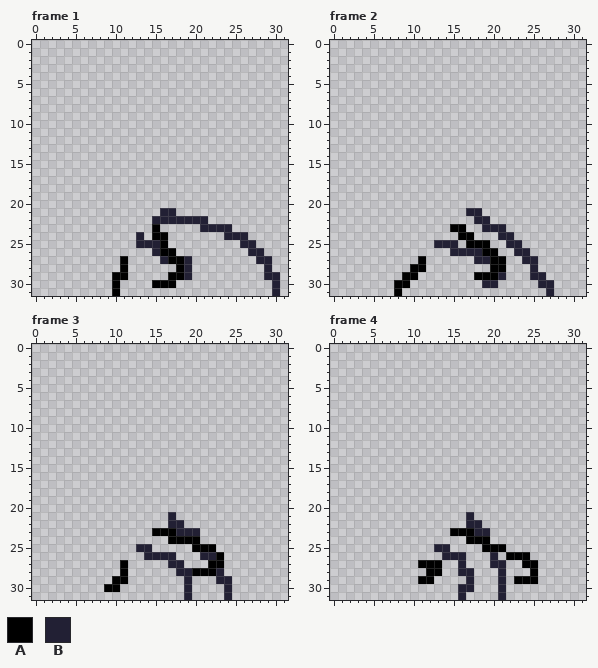
Pixel-art file: mario/StateMachine/Ennemies/Koopa/Sprites/Walk/Walk.ase. The picture above is the old version.
32x32 pixels, 8 frames. Shown: frame 1, frame 2, frame 3, frame 4. The commit also changed other frames, which this record leaves out.
Palette (. is transparent): A #000000  B #222034
Pixels before, frame 1, first column x 10:
21 ......BB.............
22 .....BBBBBBB.........
23 .....A.....BBBB......
24 ...B.AA.......BBB....
25 ...BBBA.........BB...
26 .....BAA.........BB..
27 .A....BAAB........BB.
28 .A......AB.........B.
29 AA.....AAB.........BB
30 A....AAA............B
31 A...................B
Pixels before, frame 2, first column x 8:
21 .........BB.........
22 ..........BB........
23 .......AA..BBB......
24 ........AA...BB.....
25 .....BBB.AAA..BB....
26 .......BBBBAA..BB...
27 ...A......BBAA..BB..
28 ..AA........AA...B..
29 .AA.......AAAB...BB.
30 AA.........BB.....BB
31 A..................B
Pixels before, frame 3, first column x 9:
21 ........B.......
22 ........BB......
23 ......AAABBB....
24 ........AAAA....
25 ....BB.....AAA..
26 .....BBBB...BBA.
27 ..A.....BB...AA.
28 ..A......BBAAAB.
29 .AA.......B...BB
30 AA........B....B
31 ..........B....B
Pixels before, frame 4, first column x 11:
21 ......B........
22 ......BB.......
23 ....AAABB......
24 ......AAA......
25 ..BB....AAA....
26 ...BBB...B.AAA.
27 AAA..B...BB..AA
28 .AA..BB...B...A
29 AA....B...B.AAA
30 .....BB...B....
31 .....B....B....
And afterwards:
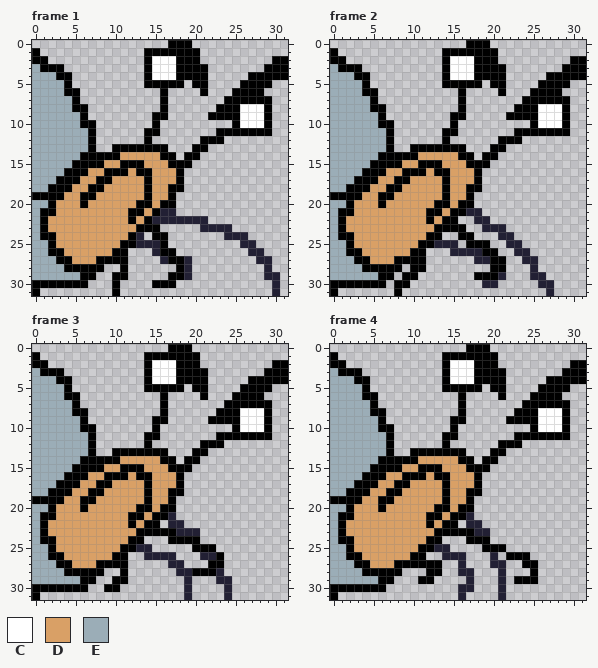
Colours new in this view: C #ffffff  D #d9a066  E #9badb7
Edits made:
layer "Layer 1" now shown
layer "Layer 2" now shown
layer "Layer 4" now shown
Frame 1, layers "Layer 4", "Layer 2", "Layer 1":
y 0: x 17..19 ... -> AAA
y 1: x 0 . -> A; x 14..20 ....... -> AAAAAAA
y 2: x 0..1 .. -> AA; x 14..20 ....... -> ACCCAAA; x 30..31 .. -> AA
y 3: x 0..3 .... -> EAAA; x 14..21 ........ -> ACCCAAAA; x 29..31 ... -> AAA
y 4: x 0..4 ..... -> EEEAA; x 14..21 ........ -> ACCCAAAA; x 27..31 ..... -> AAAAA
y 5: x 0..4 ..... -> EEEEA; x 14..18 ..... -> AAAAA; x 20..21 .. -> AA; x 26..29 .... -> AAAA
y 6: x 0..5 ...... -> EEEEAA; x 16 . -> A; x 21 . -> A; x 25..28 .... -> AAAA
y 7: x 0..5 ...... -> EEEEEA; x 16 . -> A; x 24..29 ...... -> AAAAAA
y 8: x 0..6 ....... -> EEEEEAA; x 16 . -> A; x 23..29 ....... -> AAACCCA
y 9: x 0..6 ....... -> EEEEEEA; x 15..16 .. -> AA; x 22..29 ........ -> AAAACCCA
y 10: x 0..7 ........ -> EEEEEEAA; x 15 . -> A; x 25..29 ..... -> ACCCA
y 11: x 0..7 ........ -> EEEEEEEA; x 14..15 .. -> AA; x 23..29 ....... -> AAAAAAA
y 12: x 0..7 ........ -> EEEEEEEA; x 14 . -> A; x 21..23 ... -> AAA
y 13: x 0..7 ........ -> EEEEEEEA; x 10..16 ....... -> AAAAAAA; x 20..21 .. -> AA
y 14: x 0..17 .................. -> EEEEEEAAAAADDDDDAA; x 19..20 .. -> AA
y 15: x 0..19 .................... -> EEEEEAAAADDAAADDDAAA
y 16: x 0..18 ................... -> EEEEAAADDAAADAADDDA
y 17: x 0..18 ................... -> EEEAAADDAADDDDADDDA
y 18: x 0..18 ................... -> EEAAADDAADDDDDADDAA
y 19: x 0..17 .................. -> AAAADDAADDDDDDADDA
y 20: x 0..17 .................. -> EEADDDADDDDDDAADAA
y 21: x 0..15 ................ -> EAADDDDDDDDDAADA
y 22: x 0..14 ............... -> EADDDDDDDDDDADA
y 23: x 0..14 ............... -> EADDDDDDDDDDDAA
y 24: x 0..12 ............. -> EAADDDDDDDDDA
y 25: x 0..12 ............. -> EEADDDDDDDDAA
y 26: x 0..11 ............ -> EEAADDDDDDAA
y 27: x 0..10 ........... -> EEEAADDDAAA
y 28: x 0..8 ......... -> EEEEAAAAA
y 29: x 0..7 ........ -> EEEEEEAA
y 30: x 0..6 ....... -> AAAAAAA
y 31: x 0 . -> A
Frame 2, layers "Layer 4", "Layer 2", "Layer 1":
y 0: x 17..19 ... -> AAA
y 1: x 0 . -> A; x 14..20 ....... -> AAAAAAA
y 2: x 0..1 .. -> AA; x 14..20 ....... -> ACCCAAA; x 30..31 .. -> AA
y 3: x 0..3 .... -> EAAA; x 14..21 ........ -> ACCCAAAA; x 29..31 ... -> AAA
y 4: x 0..4 ..... -> EEEAA; x 14..21 ........ -> ACCCAAAA; x 27..31 ..... -> AAAAA
y 5: x 0..4 ..... -> EEEEA; x 14..18 ..... -> AAAAA; x 20..21 .. -> AA; x 26..29 .... -> AAAA
y 6: x 0..5 ...... -> EEEEAA; x 16 . -> A; x 21 . -> A; x 25..28 .... -> AAAA
y 7: x 0..5 ...... -> EEEEEA; x 16 . -> A; x 24..29 ...... -> AAAAAA
y 8: x 0..6 ....... -> EEEEEAA; x 16 . -> A; x 23..29 ....... -> AAACCCA
y 9: x 0..6 ....... -> EEEEEEA; x 15..16 .. -> AA; x 22..29 ........ -> AAAACCCA
y 10: x 0..7 ........ -> EEEEEEAA; x 15 . -> A; x 25..29 ..... -> ACCCA
y 11: x 0..7 ........ -> EEEEEEEA; x 14..15 .. -> AA; x 23..29 ....... -> AAAAAAA
y 12: x 0..7 ........ -> EEEEEEEA; x 14 . -> A; x 21..23 ... -> AAA
y 13: x 0..7 ........ -> EEEEEEEA; x 10..16 ....... -> AAAAAAA; x 20..21 .. -> AA
y 14: x 0..17 .................. -> EEEEEEAAAAADDDDDAA; x 19..20 .. -> AA
y 15: x 0..19 .................... -> EEEEEAAAADDAAADDDAAA
y 16: x 0..18 ................... -> EEEEAAADDAAADAADDDA
y 17: x 0..18 ................... -> EEEAAADDAADDDDADDDA
y 18: x 0..18 ................... -> EEAAADDAADDDDDADDAA
y 19: x 0..17 .................. -> AAAADDAADDDDDDADDA
y 20: x 0..17 .................. -> EEADDDADDDDDDAADAA
y 21: x 0..16 ................. -> EAADDDDDDDDDAADAA
y 22: x 0..15 ................ -> EADDDDDDDDDDADAA
y 23: x 0..14 ............... -> EADDDDDDDDDDDAA
y 24: x 0..13 .............. -> EAADDDDDDDDDAA
y 25: x 0..12 ............. -> EEADDDDDDDDAA
y 26: x 0..11 ............ -> EEAADDDDDDAA
y 27: x 0..10 ........... -> EEEAADDDAAA
y 28: x 0..8 ......... -> EEEEAAAAA
y 29: x 0..7 ........ -> EEEEEEAA
y 30: x 0..6 ....... -> AAAAAAA
y 31: x 0 . -> A
Frame 3, layers "Layer 4", "Layer 2", "Layer 1": the same change as frame 2
Frame 4, layers "Layer 4", "Layer 2", "Layer 1": the same change as frame 2
Pixel boxes of the changes (left, top, right, bottom) in both pictures:
added: (32, 40, 288, 296)
added: (330, 40, 586, 296)
added: (32, 344, 288, 600)
added: (330, 344, 586, 600)
